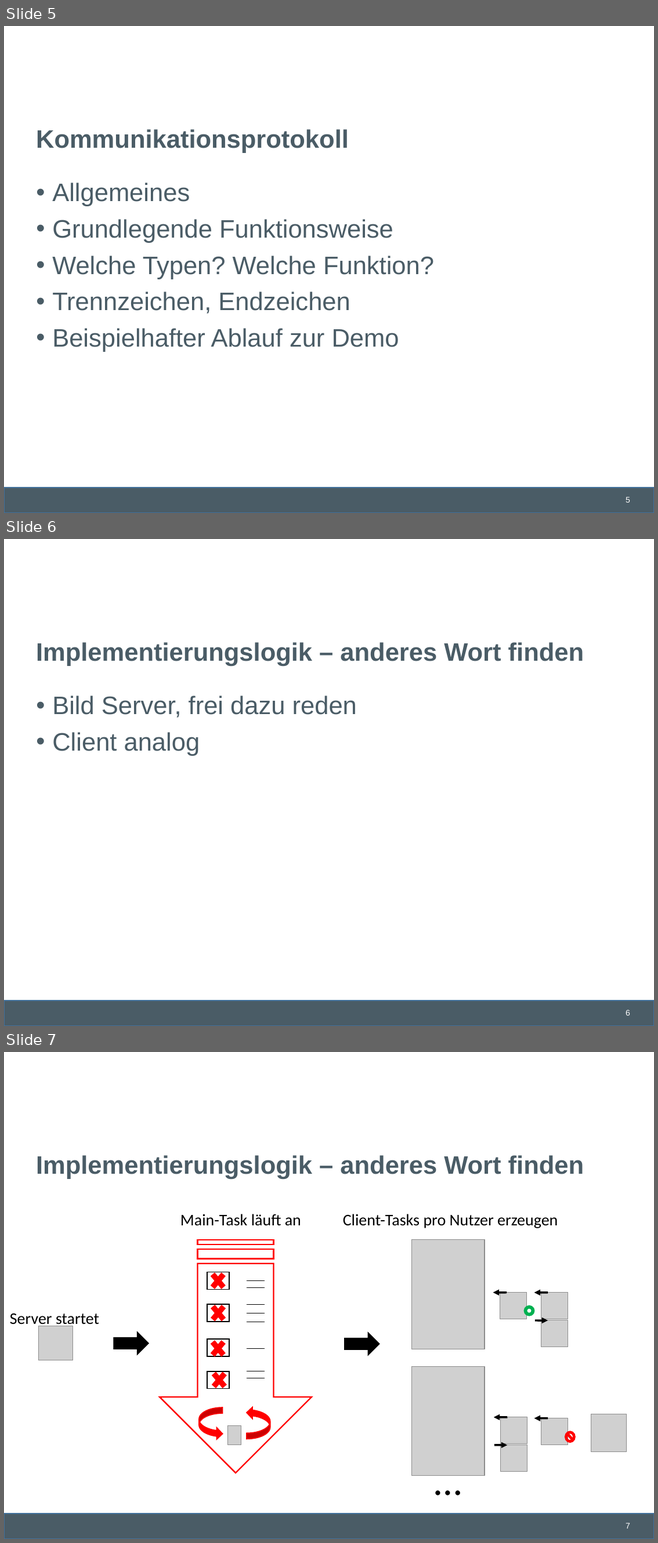
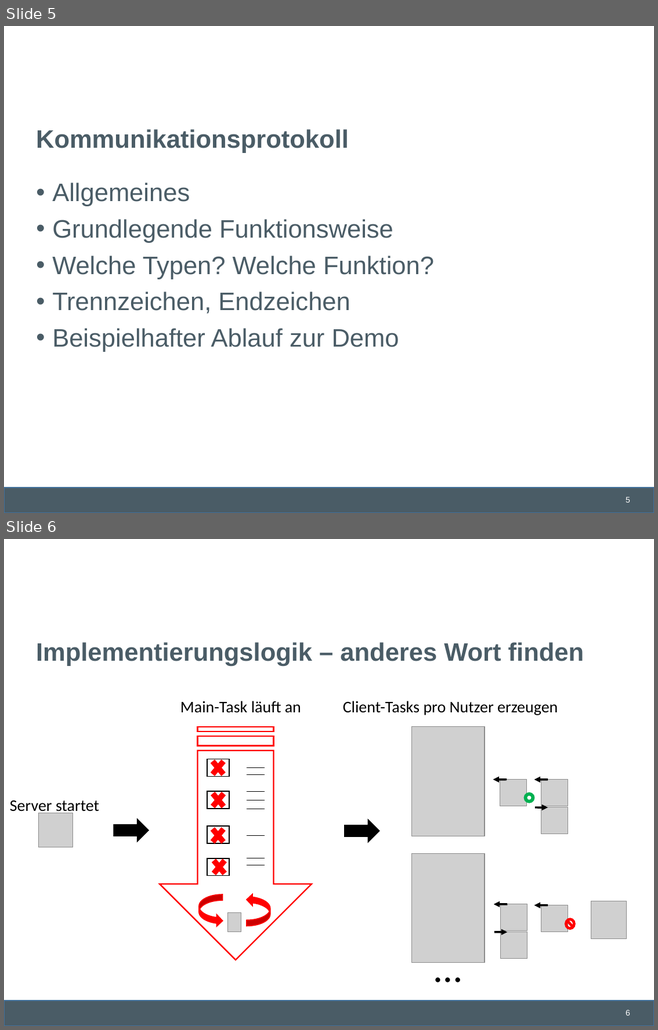
Before and after one commit to lschmischke/ADAChat, a slide deck: documentation/Ada Chat.pptx. Shown one above the other, each under a label of ours: slides 5, 6 and 7 before the commit, slides 5 and 6 after it. The pictures are 658x1543 and 658x1030 pixels, drawn with LibreOffice and Linux fonts; fonts in the diff are those of the drawing; grey boxes stand for pictures; background and template pictures are left out. Boxes give left, top, right and bottom in pixels: in the first picture for what was removed or moved away, otherwise in the second. Text is boxed around its words. In the diff, an @@ line names an element or a change of style, - is before the commit and + after.

Commit message:
ja mein lehnsherr

```diff
--- a/documentation/Ada Chat.pptx
+++ b/documentation/Ada Chat.pptx
@@ slide 6 removed at box(4, 539, 654, 1026), background #FFFFFF; not listed: 2 template elements that a slide beside it also shows @@
@@ title removed at box(36, 642, 583, 666) @@
-Implementierungslogik – anderes Wort finden
@@ text removed at box(52, 696, 357, 756) @@
-• Bild Server, frei dazu reden
-• Client analog
@@ what was slide 7 is now slide 6 @@
@@ page number at box(625, 1010, 630, 1016): text changed @@
-7
+6
```
